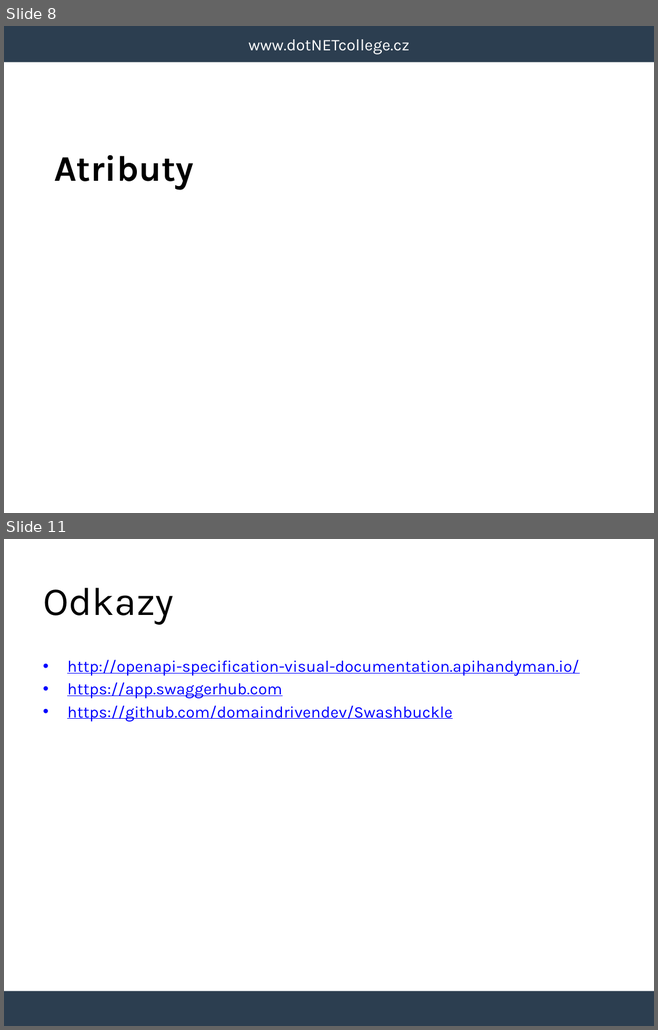
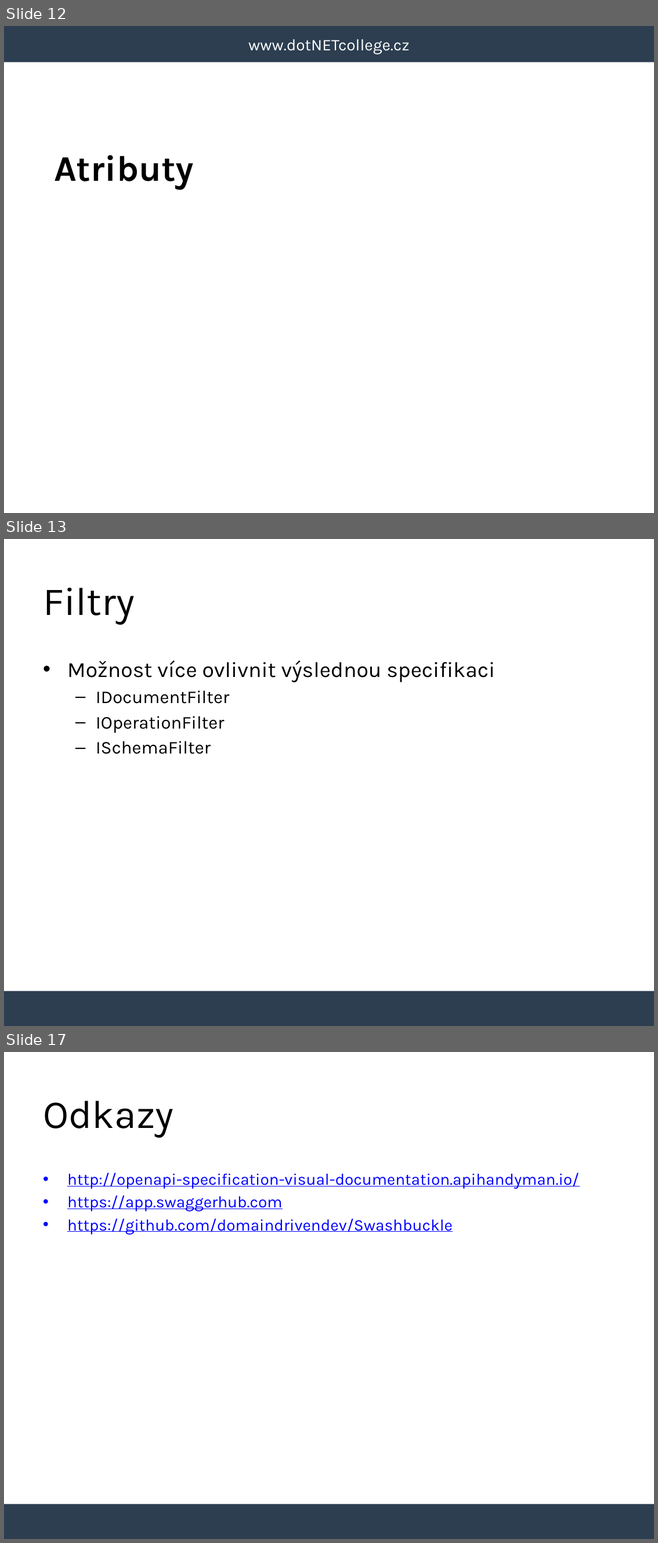
Before and after one commit to tomasjurasek/presentations, a slide deck: Swagger/Swagger.pptx. Shown one above the other, each under a label of ours: slides 8 and 11 before the commit, slides 12, 13 and 17 after it; the slides between them are not shown. The pictures are 658x1030 and 658x1543 pixels, drawn with LibreOffice and Linux fonts; fonts in the diff are those of the drawing; background and template pictures are left out. Boxes give left, top, right and bottom in pixels: in the first picture for what was removed or moved away, otherwise in the second. Text is boxed around its words. In the diff, an @@ line names an element or a change of style, - is before the commit and + after.

```diff
--- a/Swagger/Swagger.pptx
+++ b/Swagger/Swagger.pptx
@@ slide 13 added at [4,539,654,1026], background #FFFFFF; not listed: 1 template element that a slide beside it also shows @@
@@ title added at [43,588,134,624], 44 pt, text #000000 @@
+Filtry
@@ text added at [67,660,495,754], 20 pt, text #000000 @@
+• Možnost více ovlivnit výslednou specifikaci
+  – IDocumentFilter
+  – IOperationFilter
+  – ISchemaFilter
@@ what was slide 8 is now slide 12 @@
@@ what was slide 11 is now slide 17 @@
```
Also in this commit, not shown: 6 slides changed, 6 other slides added, 1 slide removed, 10 other files.
